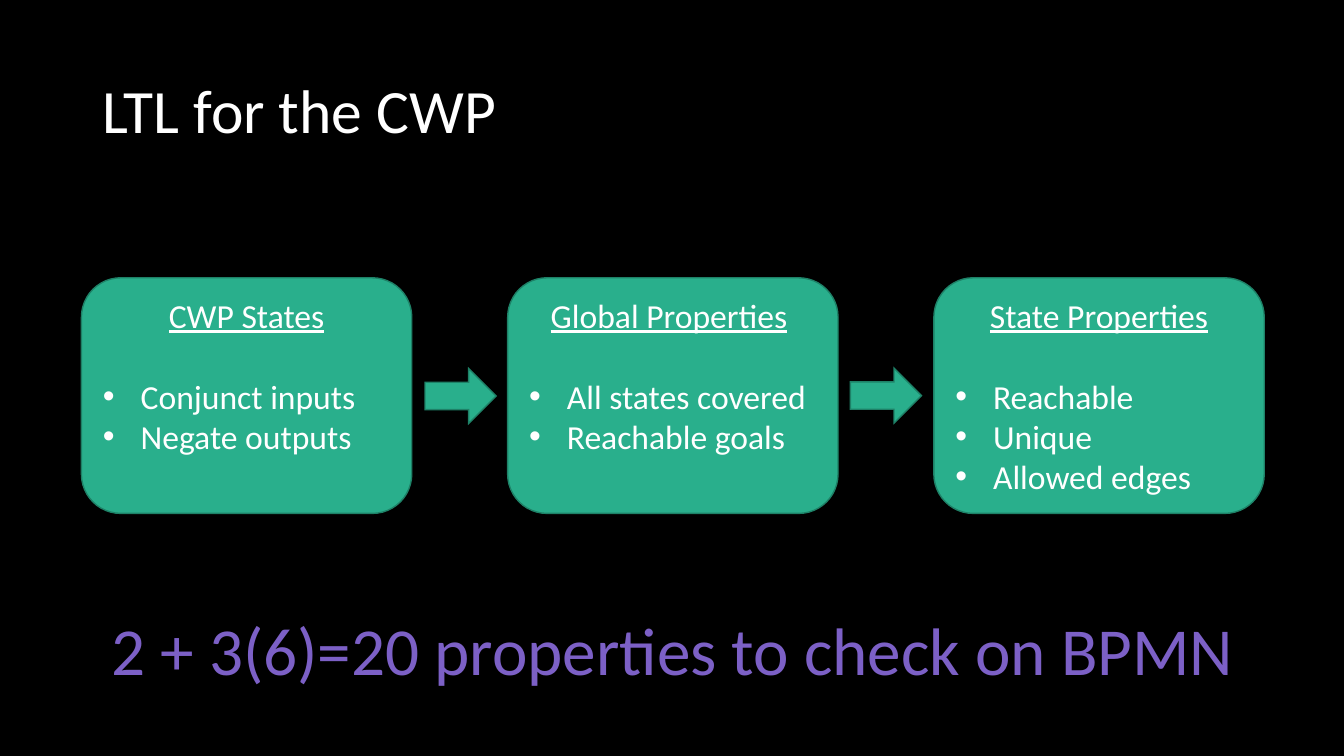
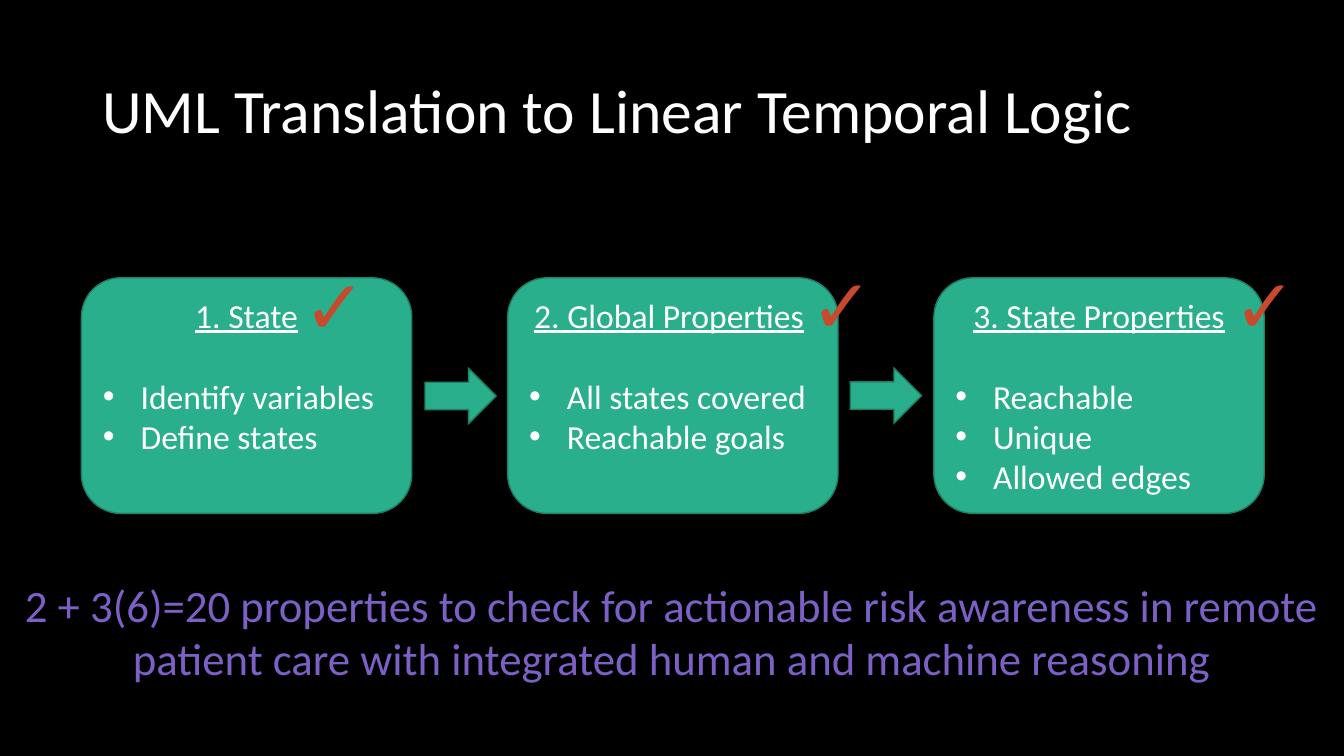
Before and after one commit to ericmercer/SPIN-bpmn-cwp-verification-paper, a slide deck: slide 13 of presentation/syscon-2022.pptx. Drawn at 1344x756 pixels with LibreOffice and Linux fonts; fonts in the diff are those of the drawing. Boxes give left, top, right and bottom in pixels: in the first picture for what was removed or moved away, otherwise in the second. Text is boxed around its words. In the diff, an @@ line names an element or a change of style, - is before the commit and + after.

```diff
--- a/presentation/syscon-2022.pptx
+++ b/presentation/syscon-2022.pptx
@@ title at bbox=[102, 90, 1131, 144]: text changed @@
-LTL for the CWP
+UML Translation to Linear Temporal Logic
@@ text added at bbox=[293, 253, 371, 355], 54 pt, text #C9492C, bold @@
+✓
@@ text added at bbox=[802, 253, 879, 355], 54 pt, text #C9492C, bold @@
+✓
@@ text added at bbox=[1224, 253, 1302, 355], 54 pt, text #C9492C, bold @@
+✓
@@ text in rounded rectangle at bbox=[534, 304, 804, 334]: text changed @@
-Global Properties
+2. Global Properties
@@ text in rounded rectangle at bbox=[973, 305, 1225, 334]: text changed @@
-State Properties
+3. State Properties
@@ text in rounded rectangle at bbox=[141, 385, 374, 450]: text changed @@
-CWP States
-• Conjunct inputs
-• Negate outputs
+1. State
+• Identify variables
+• Define states
@@ text at bbox=[25, 589, 1318, 683]: text changed; size 48 to 32 pt @@
-2 + 3(6)=20 properties to check on BPMN
+2 + 3(6)=20 properties to check for actionable risk awareness in remote patient care with integrated human and machine reasoning
```
Also in this commit, not shown: 17 other slides changed.
